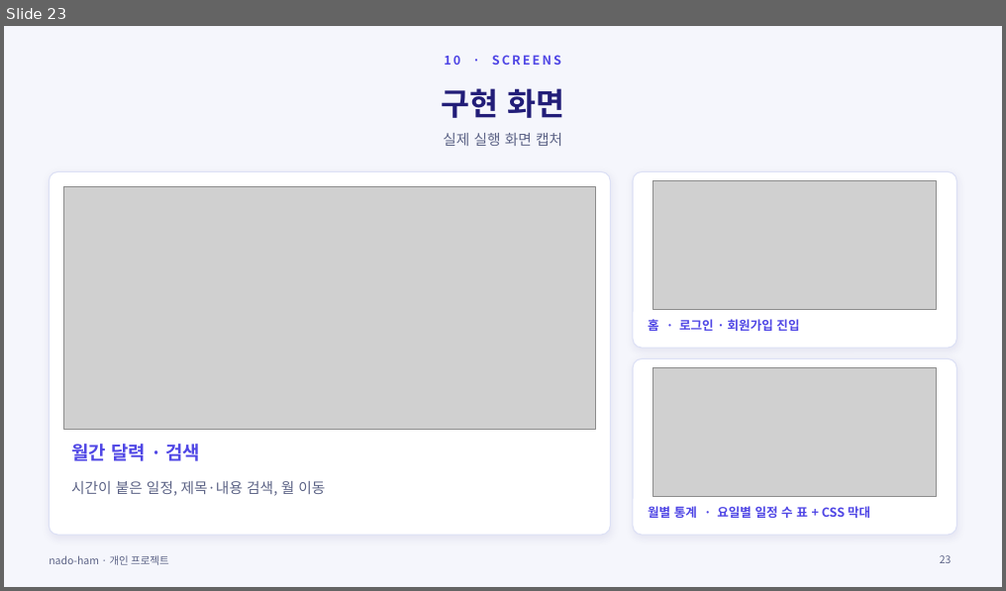
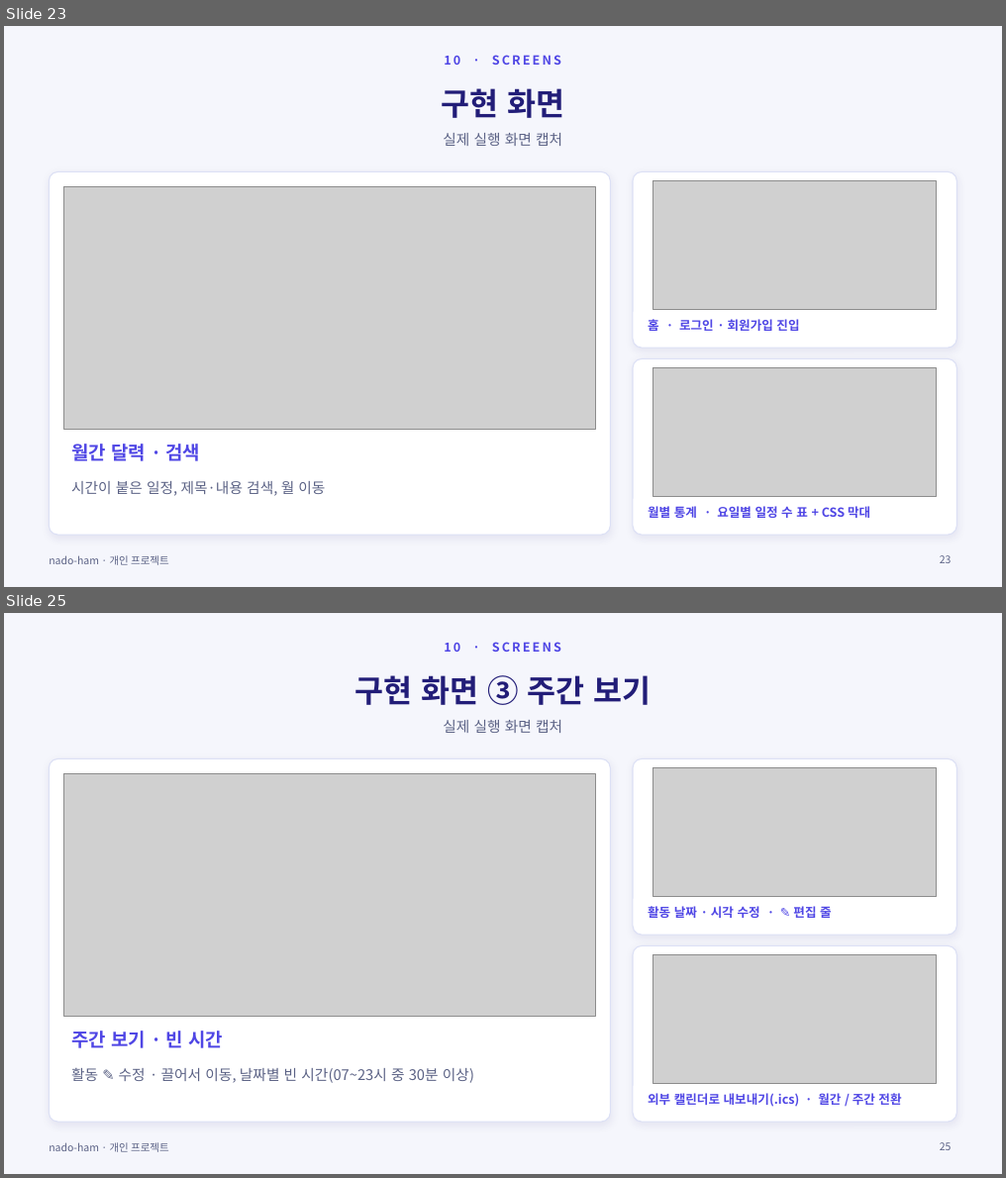
Before and after one commit to ho8566z/nado-ham_word, a slide deck: ppt_output/nado_ham.pptx. Shown one above the other, each under a label of ours: slide 23 before the commit, slides 23 and 25 after it; the slides between them are not shown. The pictures are 1006x591 and 1006x1178 pixels, drawn with LibreOffice and Linux fonts; fonts in the diff are those of the drawing; grey boxes stand for pictures. Boxes give left, top, right and bottom in pixels: in the first picture for what was removed or moved away, otherwise in the second. Text is boxed around its words. In the diff, an @@ line names an element or a change of style, - is before the commit and + after.

```diff
--- a/ppt_output/nado_ham.pptx
+++ b/ppt_output/nado_ham.pptx
@@ slide 25 added at [4,613,1002,1174], background #F5F6FC; not listed: 1 template element that a slide beside it also shows @@
@@ text added at [444,642,561,652], 12 pt, text #4F46E5, bold @@
+10 · SCREENS
@@ title added at [355,675,650,705], 30 pt, text #221D78, bold @@
+구현 화면 ③ 주간 보기
@@ text added at [443,720,562,733], 14 pt, text #5B6285 @@
+실제 실행 화면 캡처
@@ rounded rectangle added at [49,759,611,1122], fill #FFFFFF, outline #DCE0F5 1 pt @@
@@ rounded rectangle added at [633,759,957,935], fill #FFFFFF, outline #DCE0F5 1 pt @@
@@ picture added at [63,774,595,1016] @@
@@ picture added at [653,768,937,897] @@
@@ text added at [648,906,832,918], 12 pt, text #4F46E5, bold @@
+활동 날짜 · 시각 수정 · ✎ 편집 줄
@@ rounded rectangle added at [633,947,957,1122], fill #FFFFFF, outline #DCE0F5 1 pt @@
@@ picture added at [653,956,937,1084] @@
@@ text added at [71,1031,223,1049], 18 pt, text #4F46E5, bold @@
+주간 보기 · 빈 시간
@@ text added at [71,1068,474,1083], 14 pt, text #5B6285 @@
+활동 ✎ 수정 · 끌어서 이동, 날짜별 빈 시간(07~23시 중 30분 이상)
@@ text added at [648,1093,901,1107], 12 pt, text #4F46E5, bold @@
+외부 캘린더로 내보내기(.ics) · 월간 / 주간 전환
@@ page number added at [940,1143,951,1151], 10 pt, text #5B6285 @@
+25
```
Also in this commit, not shown: 1 other slide added, 1 other file.
